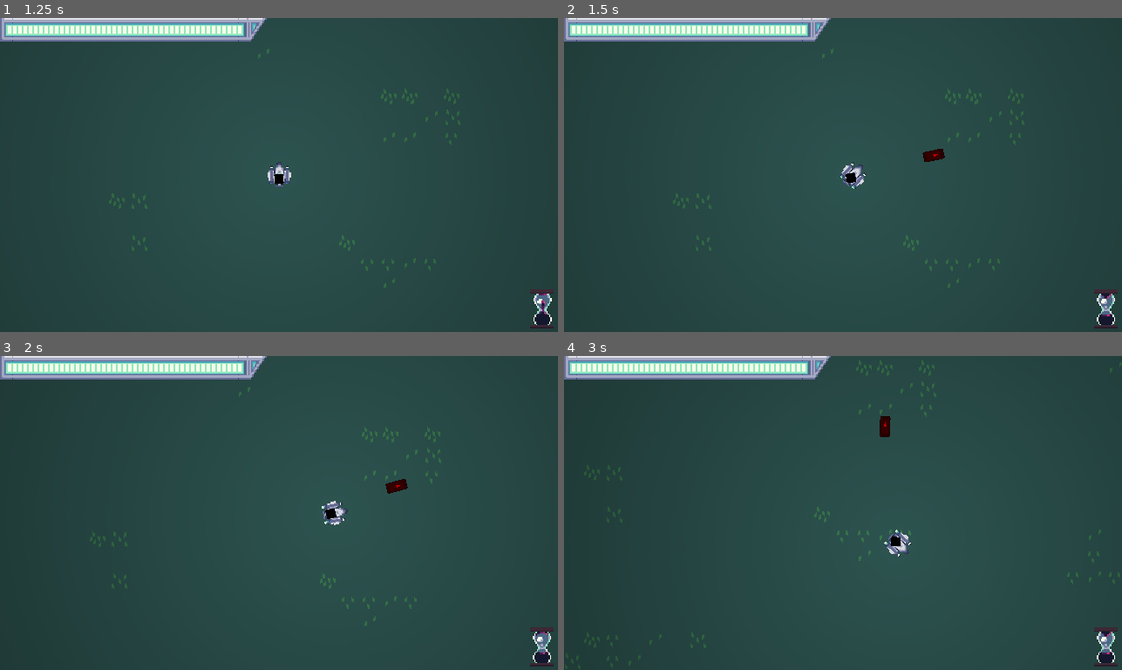
Above: before the commit, frames 1-4 (two rows, left to right).
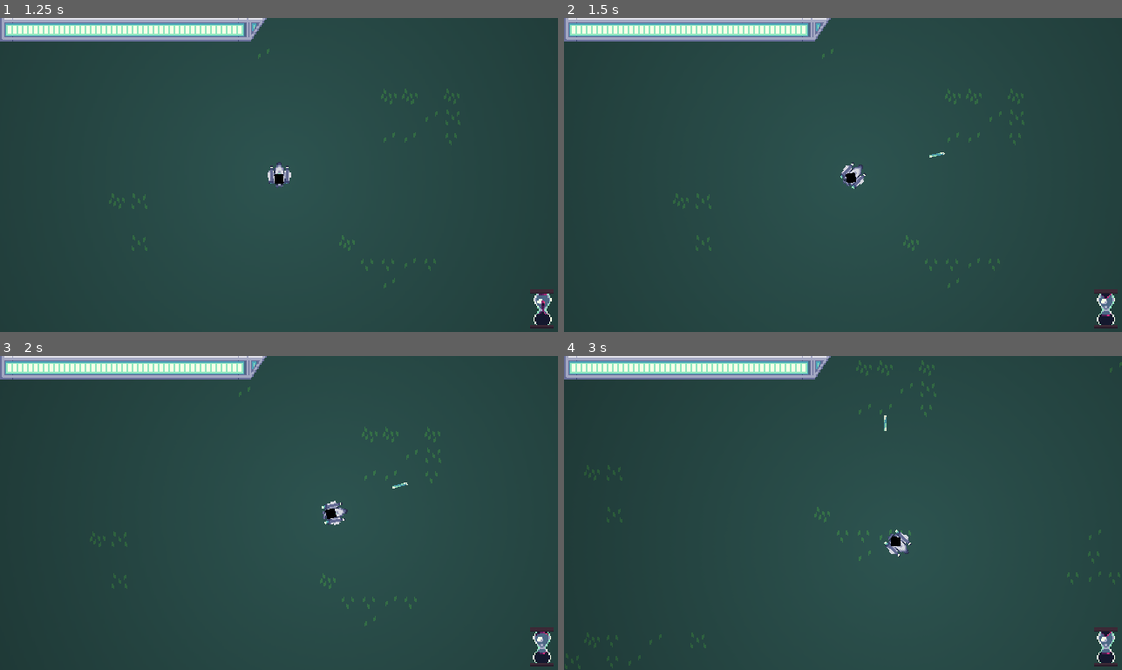
Above: after the commit, the same moments.

Repository: SylmarDev/Its-Spreading
Game: Godot game, scene res://Scenes/MainMenu.tscn
Two runs of this game, one before a commit and one after it. Both use one fixed random seed, a clock stepped at 60 frames per second and the inputs below. The engine's default icon, where the game draws it, is replaced by a stand-in: a white triangle on a blue panel in a dark square.
Inputs (mouse positions are in pixels of both pictures, inside the frame that each line leads up to):
- Up to frame 1 (1.25 s): click "Start" at 0.5 s
- Up to frame 2 (1.5 s): tap Enter at 1.25 s; move the mouse to (965, 159) at 1.27 s; press the mouse at (965, 159) at 1.28 s; hold D (right) from 1.28 s (still down)
- Up to frame 3 (2 s): keep holding D (right)
- Up to frame 4 (3 s): move the mouse to (731, 528) at 2.02 s; release D (right) at 2.03 s; release the mouse at (731, 528) at 2.03 s; hold S (down) 2.03-2.78 s; click (731, 528) at 2.1 s; move the mouse to (898, 443) at 2.77 s; press the mouse at (898, 443) at 2.78 s; hold D (right) from 2.78 s (still down)

Frame 1 is identical in both runs. In frame 2, 0.1% of the frame differs, in the area x 64-69%, y 41-46%; in frame 3, 0.1%, in the area x 69-74%, y 39-44%; in frame 4, 0.1%.

Commit message:
Added bullet art

Diff:
--- a/Scenes/Bullet.tscn
+++ b/Scenes/Bullet.tscn
@@ -1,7 +1,36 @@
-[gd_scene load_steps=4 format=3 uid="uid://c38lkhbyw1kkm"]
+[gd_scene load_steps=8 format=3 uid="uid://c38lkhbyw1kkm"]
 
 [ext_resource type="Script" path="res://Scripts/Bullet.gd" id="1_48ywx"]
-[ext_resource type="Texture2D" uid="uid://co05a76a8cdq2" path="res://icon.svg" id="2_x5ssk"]
+[ext_resource type="Texture2D" uid="uid://bnqa3m8om555y" path="res://Art/Bullet-Sheet.png" id="2_ogmnt"]
+
+[sub_resource type="AtlasTexture" id="AtlasTexture_yegsp"]
+atlas = ExtResource("2_ogmnt")
+region = Rect2(1, 1, 4, 17)
+
+[sub_resource type="AtlasTexture" id="AtlasTexture_t2nqw"]
+atlas = ExtResource("2_ogmnt")
+region = Rect2(7, 1, 4, 17)
+
+[sub_resource type="AtlasTexture" id="AtlasTexture_v7u35"]
+atlas = ExtResource("2_ogmnt")
+region = Rect2(13, 1, 4, 17)
+
+[sub_resource type="SpriteFrames" id="SpriteFrames_ugaav"]
+animations = [{
+"frames": [{
+"duration": 1.0,
+"texture": SubResource("AtlasTexture_yegsp")
+}, {
+"duration": 1.0,
+"texture": SubResource("AtlasTexture_t2nqw")
+}, {
+"duration": 1.0,
+"texture": SubResource("AtlasTexture_v7u35")
+}],
+"loop": true,
+"name": &"default",
+"speed": 5.0
+}]
 
 [sub_resource type="CapsuleShape2D" id="CapsuleShape2D_i28pp"]
 radius = 4.0
@@ -12,12 +41,10 @@
 collision_mask = 3
 script = ExtResource("1_48ywx")
 
-[node name="Sprite2D" type="Sprite2D" parent="."]
-self_modulate = Color(0.819608, 0, 0, 1)
-position = Vector2(-3.57628e-07, -2.98023e-07)
+[node name="AnimatedSprite2D" type="AnimatedSprite2D" parent="."]
+texture_filter = 1
 rotation = 1.5708
-scale = Vector2(0.0625, 0.125)
-texture = ExtResource("2_x5ssk")
+sprite_frames = SubResource("SpriteFrames_ugaav")
 
 [node name="CollisionShape2D" type="CollisionShape2D" parent="."]
 rotation = 1.5708
--- a/Scenes/Map.tscn
+++ b/Scenes/Map.tscn
@@ -330,7 +330,7 @@
 [sub_resource type="TileSetAtlasSource" id="TileSetAtlasSource_11oat"]
 texture = ExtResource("12_auyum")
 margins = Vector2i(1, 1)
-separation = Vector2i(2, 2)
+separation = Vector2i(2, 0)
 1:0/0 = 0
 2:0/0 = 0
 3:0/0 = 0
--- a/Scenes/Rot.tscn
+++ b/Scenes/Rot.tscn
@@ -1,7 +1,6 @@
-[gd_scene load_steps=4 format=3 uid="uid://c615o4buyjjii"]
+[gd_scene load_steps=3 format=3 uid="uid://c615o4buyjjii"]
 
 [ext_resource type="Script" path="res://Scripts/Rot.gd" id="1_vtuyo"]
-[ext_resource type="Texture2D" uid="uid://co05a76a8cdq2" path="res://icon.svg" id="2_nehme"]
 
 [sub_resource type="RectangleShape2D" id="RectangleShape2D_2i5ta"]
 size = Vector2(8, 8)
@@ -14,10 +13,4 @@
 shape = SubResource("RectangleShape2D_2i5ta")
 debug_color = Color(0.819608, 0, 0.956863, 0.419608)
 
-[node name="Sprite2D" type="Sprite2D" parent="."]
-visible = false
-self_modulate = Color(0.737255, 0, 0.737255, 0.568627)
-scale = Vector2(0.0618896, 0.0618896)
-texture = ExtResource("2_nehme")
-
 [connection signal="body_entered" from="." to="." method="_on_body_entered"]
--- a/Scripts/Bullet.gd
+++ b/Scripts/Bullet.gd
@@ -12,10 +12,7 @@
 
 func _ready():
 	set_as_top_level(true)
-	sprite = $Sprite2D
-	sprite_width = sprite.texture.get_width()
-
-	#scale.x = max(1, speed / sprite_width)
+	$AnimatedSprite2D.play("default")
 
 func _physics_process(delta):
 	position += (Vector2.RIGHT * speed).rotated(rotation) * delta
Binary file added: Art/Bullet-Sheet.aseprite
Binary file added: Art/Bullet-Sheet.png
Not shown, added: Art/Bullet-Sheet.png.import
Binary file added: Art/Bullet.aseprite
Binary file added: Art/Bullet.png
Not shown, added: Art/Bullet.png.import
